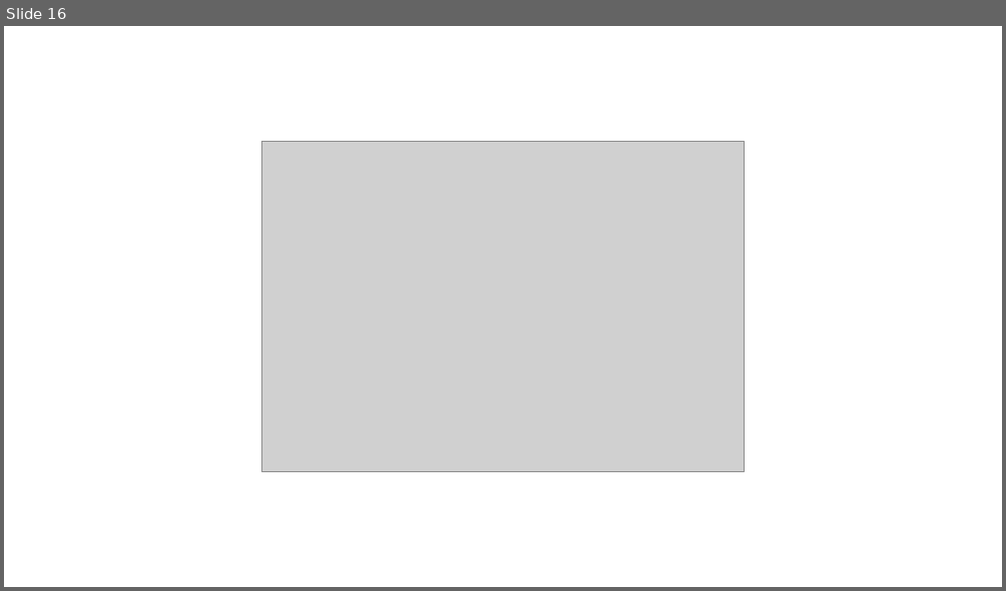
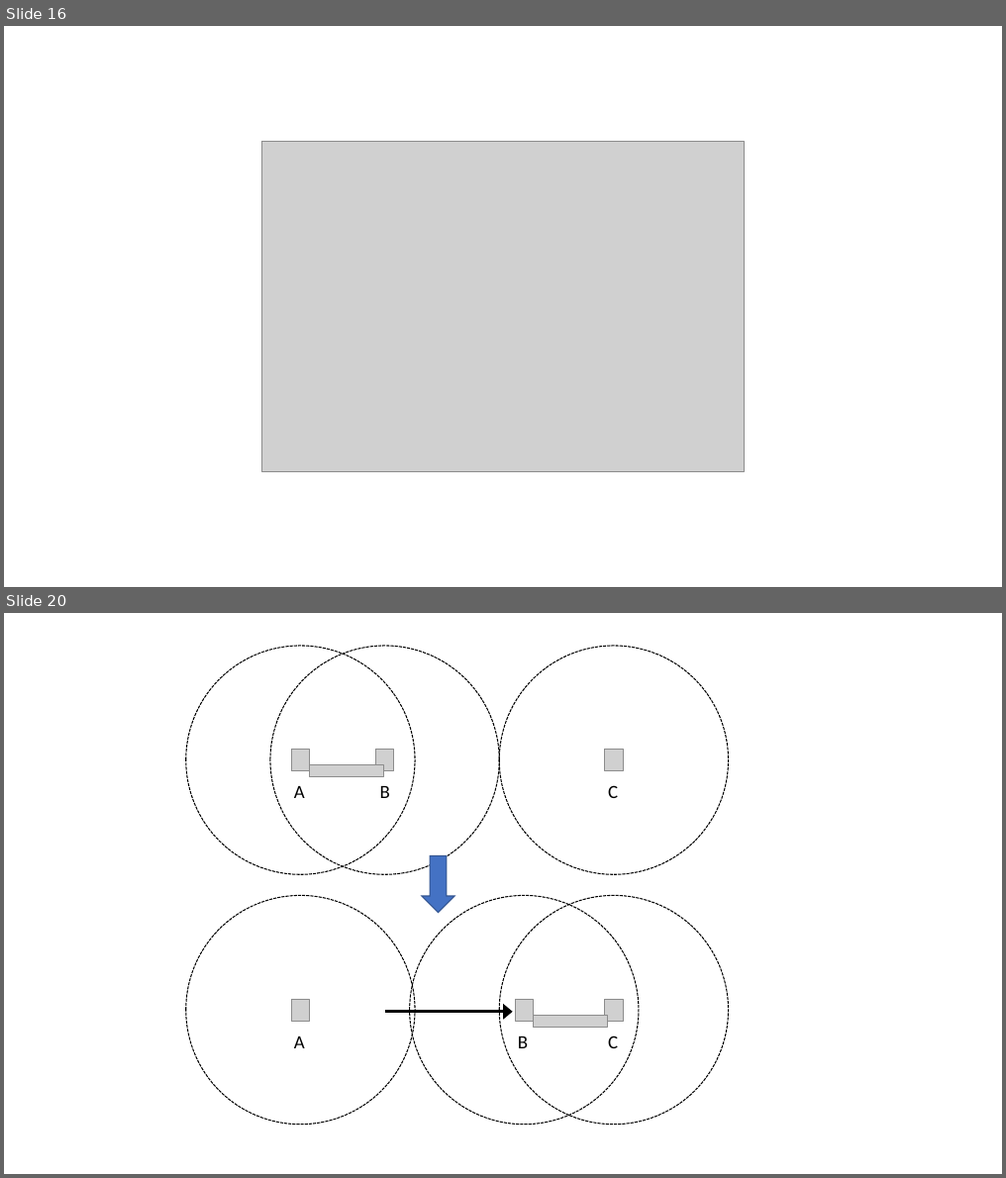
Before and after one commit to RuiHuangUO/Rui_Thesis, a slide deck: drawgraph.pptx. Shown one above the other, each under a label of ours: slide 16 before the commit, slides 16 and 20 after it; the slides between them are not shown. The pictures are 1006x591 and 1006x1178 pixels, drawn with LibreOffice and Linux fonts; fonts in the diff are those of the drawing; grey boxes stand for pictures. Boxes give left, top, right and bottom in pixels: in the first picture for what was removed or moved away, otherwise in the second. Text is boxed around its words. In the diff, an @@ line names an element or a change of style, - is before the commit and + after.

```diff
--- a/drawgraph.pptx
+++ b/drawgraph.pptx
@@ slide 20 added at [4,613,1002,1174], background #FFFFFF @@
@@ group added at [186,646,729,1125]: 8 pictures, 6 ellipses, 6 texts, 1 arrow, 1 down arrow @@
+A
+B
+C
+A
+B
+C
```
Also in this commit, not shown: 3 other slides added, 2 other files.
